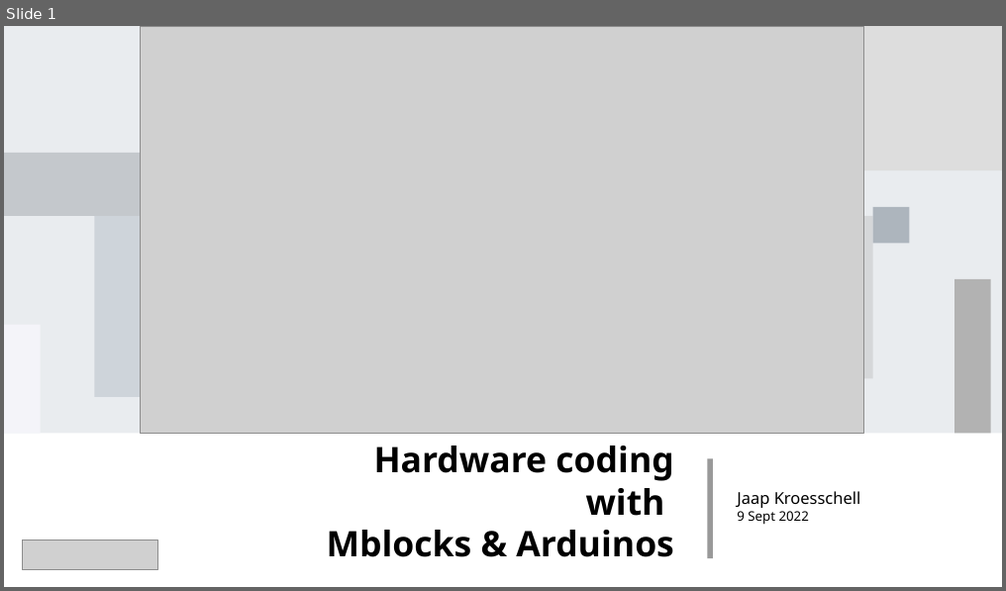
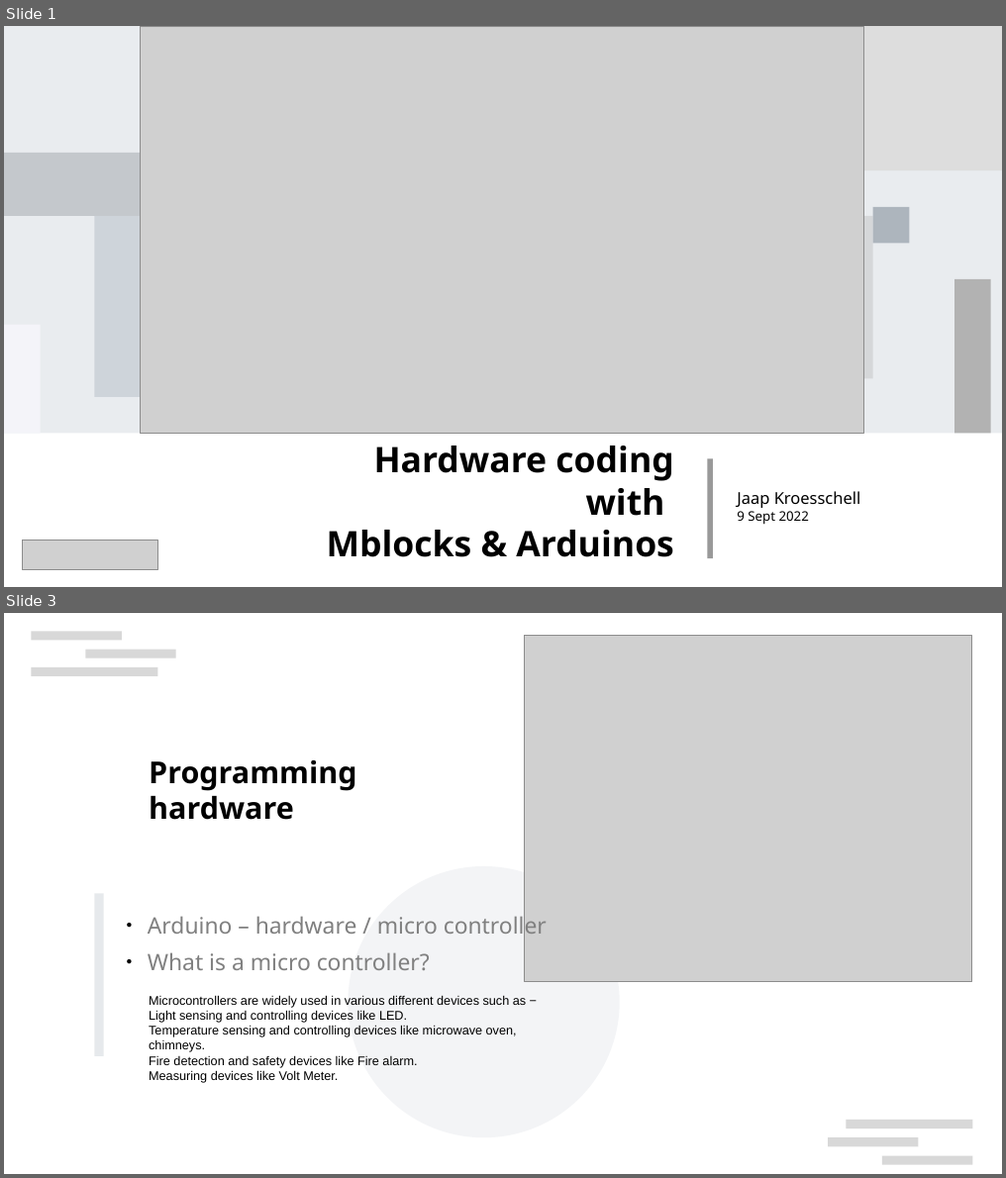
Before and after one commit to Jaapk/arduino_mblocks, a slide deck: docs/mBlocks-Arduino-course-01.odp. Shown one above the other, each under a label of ours: slide 1 before the commit, slides 1 and 3 after it; the slides between them are not shown. The pictures are 1006x591 and 1006x1178 pixels, drawn with LibreOffice and Linux fonts; fonts in the diff are those of the drawing; grey boxes stand for pictures; background and template pictures are left out. Boxes give left, top, right and bottom in pixels: in the first picture for what was removed or moved away, otherwise in the second. Text is boxed around its words. In the diff, an @@ line names an element or a change of style, - is before the commit and + after.

```diff
--- a/docs/mBlocks-Arduino-course-01.odp
+++ b/docs/mBlocks-Arduino-course-01.odp
@@ slide 3 added at box(4, 613, 1002, 1174), background #FFFFFF @@
@@ rectangle added at box(31, 631, 122, 640), fill #CCCCCC at 75% opacity @@
@@ picture added at box(525, 636, 972, 981) @@
@@ rectangle added at box(31, 667, 157, 676), fill #CCCCCC at 75% opacity @@
@@ rectangle added at box(85, 650, 176, 659), fill #CCCCCC at 75% opacity @@
@@ text added at box(149, 761, 357, 820), 24 pt, text #000000, bold @@
+Programming hardware
@@ ellipse added at box(349, 866, 620, 1139), fill #8D99AE at 10% opacity @@
@@ rectangle added at box(94, 894, 104, 1057), fill #CED4DA at 50% opacity @@
@@ text added at box(148, 913, 547, 970), 18 pt, text #808080 @@
+● Arduino – hardware / micro controller
+● What is a micro controller?
@@ text added at box(149, 995, 526, 1083), 10 pt, text #000000 @@
+Microcontrollers are widely used in various different devices such as −
+Light sensing and controlling devices like LED.
+Temperature sensing and controlling devices like microwave oven, chimneys.
+Fire detection and safety devices like Fire alarm.
+Measuring devices like Volt Meter.
@@ rectangle added at box(828, 1139, 919, 1148), fill #CCCCCC at 75% opacity @@
@@ rectangle added at box(846, 1120, 973, 1129), fill #CCCCCC at 75% opacity @@
@@ rectangle added at box(882, 1157, 973, 1165), fill #CCCCCC at 75% opacity @@
```
Also in this commit, not shown: 6 slides changed, 6 other slides added, 3 slides removed, 17 other files.
